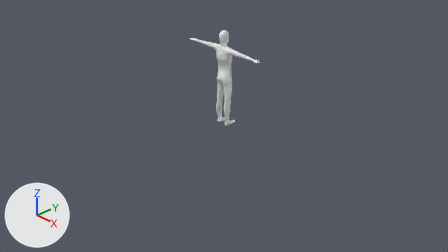
The Blender file Resources/RiggedGenericPerson.blend: old version first, new version second.
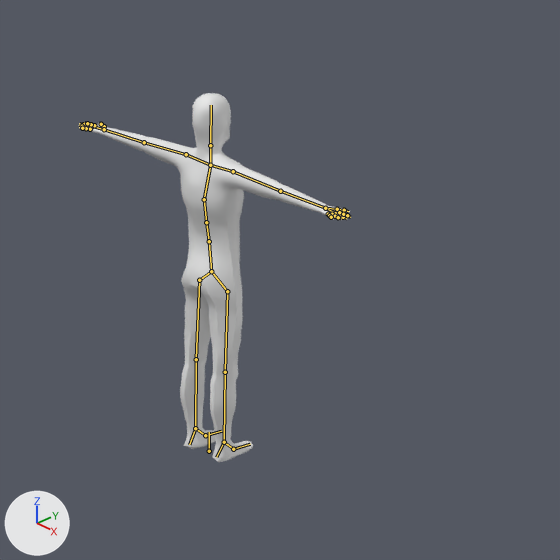
Old and new are each drawn from the file's camera 'Camera' and again close up on the part from 38% to 70% of the width and 3% to 60% of the height. The lights are fixed; the arrows at lower left show +X, +Y and +Z. The bones that bend it are drawn over the model as lines in the close-ups.

The first close-up shows 'Body'.
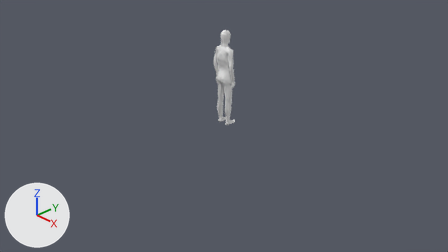
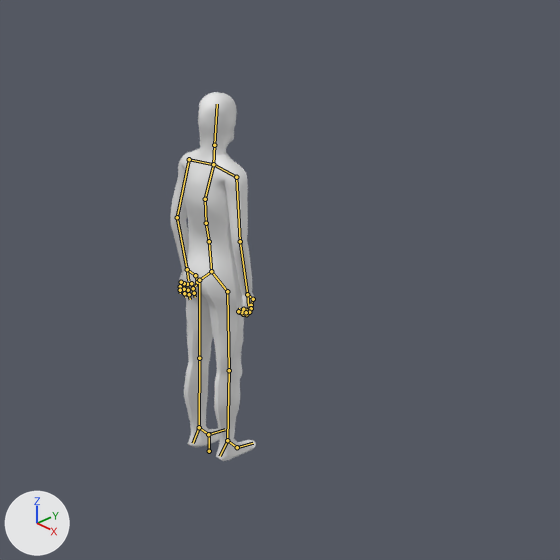
The newer file adds an action. The first version stands in its rest pose; the second is drawn at frame 0 of the action 'Idle'.

The change in detail:
Bone 'Spine.002' (bone_spine_002) turns from (0, 0, 0) to (2, 0, 0) degrees about its own x, y and z.
Bone 'Spine.003' (bone_spine_003) turns from (0, 0, 0) to (-6, 0, 0) degrees about its own x, y and z.
Bone 'Shoulder.001.r' (bone_shoulder_001_r) turns from (0, 0, 0) to (-4, -1, -10) degrees about its own x, y and z.
Bone 'Arm.001.r' (bone_arm_001_r) turns from (0, 0, 0) to (-10, 7, -67) degrees about its own x, y and z.
Bone 'Arm.002.r' (bone_arm_002_r) turns from (0, 0, 0) to (-21, 22, -20) degrees about its own x, y and z.
Bone 'Thumb.001.r' (bone_thumb_001_r) turns from (0, 0, 0) to (7, -37, -28) degrees about its own x, y and z.
Bone 'Thumb.002.r' (bone_thumb_002_r) turns from (0, 0, 0) to (18, 4, -27) degrees about its own x, y and z.
Bone 'Thumb.003.r' (bone_thumb_003_r) turns from (0, 0, 0) to (28, 3, -15) degrees about its own x, y and z.
Bone 'Hand.001.r' (bone_hand_001_r) turns from (0, 0, 0) to (3, -44, 6) degrees about its own x, y and z.
Bone 'MiddleFinger.001.r' (bone_middlefinger_001_r) turns from (0, 0, 0) to (-10, -8, -21) degrees about its own x, y and z.
Bone 'MiddleFinger.002.r' (bone_middlefinger_002_r) turns from (0, 0, 0) to (-23, -22, -58) degrees about its own x, y and z.
Bone 'MiddleFinger.003.r' (bone_middlefinger_003_r) turns from (0, 0, 0) to (-21, -32, -68) degrees about its own x, y and z.
Bone 'RingFinger.001.r' (bone_ringfinger_001_r) turns from (0, 0, 0) to (-3, 2, -36) degrees about its own x, y and z.
Bone 'RingFinger.002.r' (bone_ringfinger_002_r) turns from (0, 0, 0) to (-8, 4, -69) degrees about its own x, y and z.
Bone 'RingFinger.003.r' (bone_ringfinger_003_r) turns from (0, 0, 0) to (-11, 10, -66) degrees about its own x, y and z.
Bone 'PinkyFinger.001.r' (bone_pinkyfinger_001_r) turns from (0, 0, 0) to (-6, 1, -20) degrees about its own x, y and z.
Bone 'PinkyFinger.002.r' (bone_pinkyfinger_002_r) turns from (0, 0, 0) to (4, 3, -80) degrees about its own x, y and z.
Bone 'PinkyFinger.003.r' (bone_pinkyfinger_003_r) turns from (0, 0, 0) to (-15, 2, -83) degrees about its own x, y and z.
Bone 'IndexFinger.001.r' (bone_indexfinger_001_r) turns from (0, 0, 0) to (-13, 4, -34) degrees about its own x, y and z.
Bone 'IndexFinger.002.r' (bone_indexfinger_002_r) turns from (0, 0, 0) to (-2, -9, -40) degrees about its own x, y and z.
Bone 'IndexFinger.003.r' (bone_indexfinger_003_r) turns from (0, 0, 0) to (1, -16, -58) degrees about its own x, y and z.
Bone 'Shoulder.001.l' (bone_shoulder_001_l) turns from (0, 0, 0) to (-3, 1, 9) degrees about its own x, y and z.
Bone 'Arm.001.l' (bone_arm_001_l) turns from (0, 0, 0) to (-9, -5, 67) degrees about its own x, y and z.
Bone 'Arm.002.l' (bone_arm_002_l) turns from (0, 0, 0) to (-22, 14, 8) degrees about its own x, y and z.
Bone 'Thumb.001.l' (bone_thumb_001_l) turns from (0, 0, 0) to (0, 10, 26) degrees about its own x, y and z.
Bone 'Thumb.002.l' (bone_thumb_002_l) turns from (0, 0, 0) to (17, 1, 4) degrees about its own x, y and z.
Bone 'Thumb.003.l' (bone_thumb_003_l) turns from (0, 0, 0) to (31, -1, 7) degrees about its own x, y and z.
Bone 'Hand.001.l' (bone_hand_001_l) turns from (0, 0, 0) to (2, 24, -1) degrees about its own x, y and z.
Bone 'MiddleFinger.001.l' (bone_middlefinger_001_l) turns from (0, 0, 0) to (-4, 7, 27) degrees about its own x, y and z.
Bone 'MiddleFinger.002.l' (bone_middlefinger_002_l) turns from (0, 0, 0) to (-4, 2, 21) degrees about its own x, y and z.
Bone 'RingFinger.001.l' (bone_ringfinger_001_l) turns from (0, 0, 0) to (-3, 8, 27) degrees about its own x, y and z.
Bone 'RingFinger.002.l' (bone_ringfinger_002_l) turns from (0, 0, 0) to (-3, 5, 21) degrees about its own x, y and z.
Bone 'PinkyFinger.001.l' (bone_pinkyfinger_001_l) turns from (0, 0, 0) to (-1, 12, 25) degrees about its own x, y and z.
Bone 'PinkyFinger.002.l' (bone_pinkyfinger_002_l) turns from (0, 0, 0) to (-1, 9, 20) degrees about its own x, y and z.
Bone 'IndexFinger.001.l' (bone_indexfinger_001_l) turns from (0, 0, 0) to (-5, 2, 27) degrees about its own x, y and z.
Bone 'IndexFinger.002.l' (bone_indexfinger_002_l) turns from (0, 0, 0) to (-4, 2, 21) degrees about its own x, y and z.
Bone 'Leg.001.r' (bone_leg_001_r) turns from (0, 0, 0) to (-4, 0, 0) degrees about its own x, y and z.
Bone 'Leg.002.r' (bone_leg_002_r) turns from (0, 0, 0) to (4, -1, 0) degrees about its own x, y and z.
Bone 'Leg.001.l' (bone_leg_001_l) turns from (0, 0, 0) to (-3, 0, 0) degrees about its own x, y and z.
Bone 'Leg.002.l' (bone_leg_002_l) turns from (0, 0, 0) to (3, 0, 0) degrees about its own x, y and z.

Boxes [x1, y1, x2, y2] around the edits, measured in the close-ups (560 x 560 px):
'Body', posed (68% narrower)
    before: [78, 93, 351, 462]
    after: [170, 92, 256, 461]
bone 'Spine.002', root to tip
    before: (209, 241) to (206, 222)
    after: (209, 241) to (206, 223)
bone 'Spine.003', root to tip
    before: (206, 222) to (204, 199)
    after: (206, 223) to (205, 199)
bone 'Shoulder.001.r', root to tip
    before: (210, 165) to (233, 171)
    after: (213, 164) to (236, 177)
bone 'Arm.001.r', root to tip
    before: (233, 171) to (280, 191)
    after: (236, 177) to (240, 241)
bone 'Arm.002.r', root to tip
    before: (280, 191) to (325, 208)
    after: (240, 241) to (247, 294)
bone 'Thumb.001.r', root to tip
    before: (325, 208) to (337, 209)
    after: (247, 294) to (253, 299)
bone 'Thumb.002.r', root to tip
    before: (337, 209) to (344, 210)
    after: (253, 299) to (251, 305)
bone 'Thumb.003.r', root to tip
    before: (344, 210) to (348, 211)
    after: (251, 305) to (248, 308)
bone 'Hand.001.r', root to tip
    before: (325, 208) to (334, 212)
    after: (247, 294) to (248, 306)
bone 'MiddleFinger.001.r', root to tip
    before: (335, 213) to (339, 215)
    after: (248, 310) to (246, 314)
bone 'MiddleFinger.002.r', root to tip
    before: (339, 215) to (343, 217)
    after: (246, 314) to (243, 313)
bone 'MiddleFinger.003.r', root to tip
    before: (343, 217) to (346, 218)
    after: (243, 313) to (241, 309)
bone 'RingFinger.001.r', root to tip
    before: (332, 214) to (335, 216)
    after: (246, 310) to (243, 314)
bone 'RingFinger.002.r', root to tip
    before: (335, 216) to (338, 217)
    after: (243, 314) to (239, 312)
bone 'RingFinger.003.r', root to tip
    before: (338, 217) to (341, 218)
    after: (239, 312) to (239, 308)
bone 'PinkyFinger.001.r', root to tip
    before: (328, 214) to (329, 215)
    after: (243, 309) to (242, 312)
bone 'PinkyFinger.002.r', root to tip
    before: (329, 215) to (331, 217)
    after: (242, 312) to (238, 311)
bone 'PinkyFinger.003.r', root to tip
    before: (331, 217) to (333, 218)
    after: (238, 311) to (239, 308)
bone 'IndexFinger.001.r', root to tip
    before: (339, 212) to (343, 214)
    after: (251, 308) to (249, 312)
bone 'IndexFinger.002.r', root to tip
    before: (343, 214) to (347, 215)
    after: (249, 312) to (246, 312)
bone 'IndexFinger.003.r', root to tip
    before: (347, 215) to (350, 217)
    after: (246, 312) to (242, 309)
bone 'Shoulder.001.l', root to tip
    before: (210, 165) to (186, 154)
    after: (213, 164) to (189, 159)
bone 'Arm.001.l', root to tip
    before: (186, 154) to (144, 142)
    after: (189, 159) to (177, 217)
bone 'Arm.002.l', root to tip
    before: (144, 142) to (104, 129)
    after: (177, 217) to (187, 269)
bone 'Thumb.001.l', root to tip
    before: (104, 129) to (104, 126)
    after: (187, 269) to (195, 275)
bone 'Thumb.002.l', root to tip
    before: (104, 126) to (101, 124)
    after: (195, 275) to (197, 282)
bone 'Thumb.003.l', root to tip
    before: (101, 124) to (99, 123)
    after: (197, 282) to (195, 286)
bone 'Hand.001.l', root to tip
    before: (104, 129) to (95, 127)
    after: (187, 269) to (188, 280)
bone 'MiddleFinger.001.l', root to tip
    before: (92, 126) to (87, 125)
    after: (187, 284) to (188, 290)
bone 'MiddleFinger.002.l', root to tip
    before: (87, 125) to (83, 124)
    after: (188, 290) to (189, 294)
bone 'RingFinger.001.l', root to tip
    before: (90, 127) to (86, 127)
    after: (184, 283) to (184, 289)
bone 'RingFinger.002.l', root to tip
    before: (86, 127) to (82, 126)
    after: (184, 289) to (184, 293)
bone 'PinkyFinger.001.l', root to tip
    before: (90, 129) to (86, 128)
    after: (181, 282) to (180, 286)
bone 'PinkyFinger.002.l', root to tip
    before: (86, 128) to (82, 128)
    after: (180, 286) to (180, 290)
bone 'IndexFinger.001.l', root to tip
    before: (94, 125) to (91, 124)
    after: (191, 283) to (193, 288)
bone 'IndexFinger.002.l', root to tip
    before: (91, 124) to (87, 123)
    after: (193, 288) to (194, 293)
bone 'Leg.001.r', root to tip
    before: (227, 291) to (225, 372)
    after: (227, 291) to (229, 370)
bone 'Leg.002.r', root to tip
    before: (225, 372) to (224, 442)
    after: (229, 370) to (227, 440)
bone 'Leg.001.l', root to tip
    before: (199, 280) to (196, 359)
    after: (199, 280) to (199, 358)
bone 'Leg.002.l', root to tip
    before: (196, 359) to (195, 428)
    after: (199, 358) to (199, 427)
